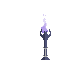
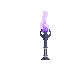
Layer changes from the first w=64, h=64 image to the second:
hid "Laag 4", painted on it over [left=40, top=11, right=49, bottom=33]
showed "Laag 3", painted on it over [left=40, top=11, right=49, bottom=33]
